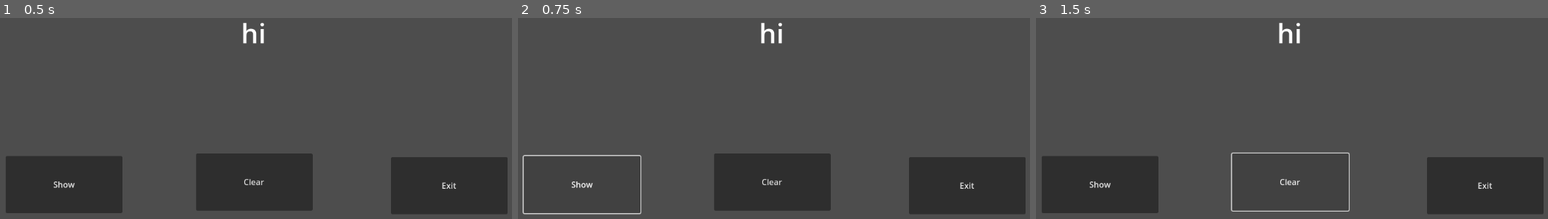
Above: before the commit, frames 1-3 (left to right).
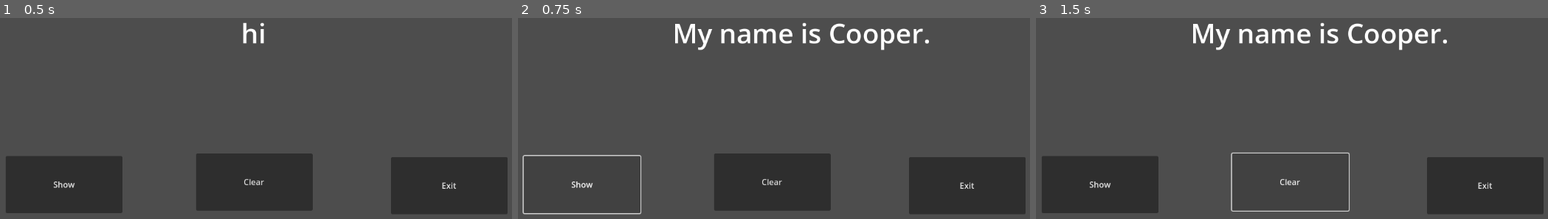
Above: after the commit, the same moments.

Repository: Cooperdean123/gamedesignone
Game: Godot game, scene res://my_name.tscn
Two runs of this game, one before a commit and one after it. Both use one fixed random seed, a clock stepped at 60 frames per second and the inputs below. The project has no main scene, so this scene is started directly.
Inputs:
- Up to frame 1 (0.5 s): no input
- Up to frame 2 (0.75 s): click "Show" at 0.5 s
- Up to frame 3 (1.5 s): click "Clear" at 1.25 s

Frame 1 is identical in both runs. In frame 2, 1.9% of the frame differs, in the area x 30-81%, y 2-17%; in frame 3, 1.9%.

Commit message:
fadfa
adsfadsf

Diff:
--- /dev/null
+++ b/Aboutme.tscn
@@ -0,0 +1,16 @@
+[gd_scene format=3 uid="uid://bc4be66q1y0i4"]
+
+[node name="Control" type="Control"]
+layout_mode = 3
+anchors_preset = 15
+anchor_right = 1.0
+anchor_bottom = 1.0
+grow_horizontal = 2
+grow_vertical = 2
+
+[node name="Label" type="Label" parent="."]
+layout_mode = 0
+offset_left = 326.0
+offset_top = 135.0
+offset_right = 804.0
+offset_bottom = 347.0
--- a/My Name.gd
+++ b/My Name.gd
@@ -12,11 +12,12 @@
 
 
 func _on_button_pressed():
-		$Label.text="My name is bob."
+		$Label.text="My name is Cooper."
 
 
 func _on_button_2_pressed():
 	$Label.text=""
 
+
 func _on_button_3_pressed():
 	get_tree ().quit ()
--- a/my_name.tscn
+++ b/my_name.tscn
@@ -49,3 +49,5 @@
 label_settings = SubResource("LabelSettings_6co73")
 horizontal_alignment = 1
 vertical_alignment = 1
+
+[connection signal="pressed" from="Button" to="." method="_on_button_pressed"]
